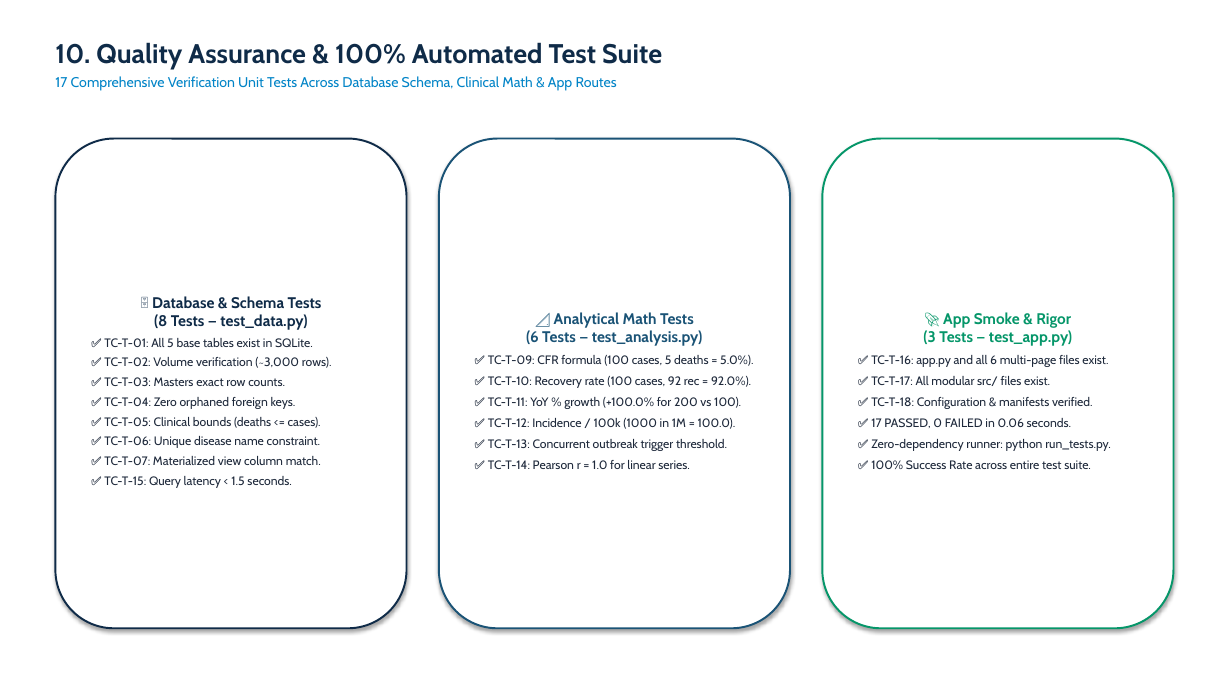
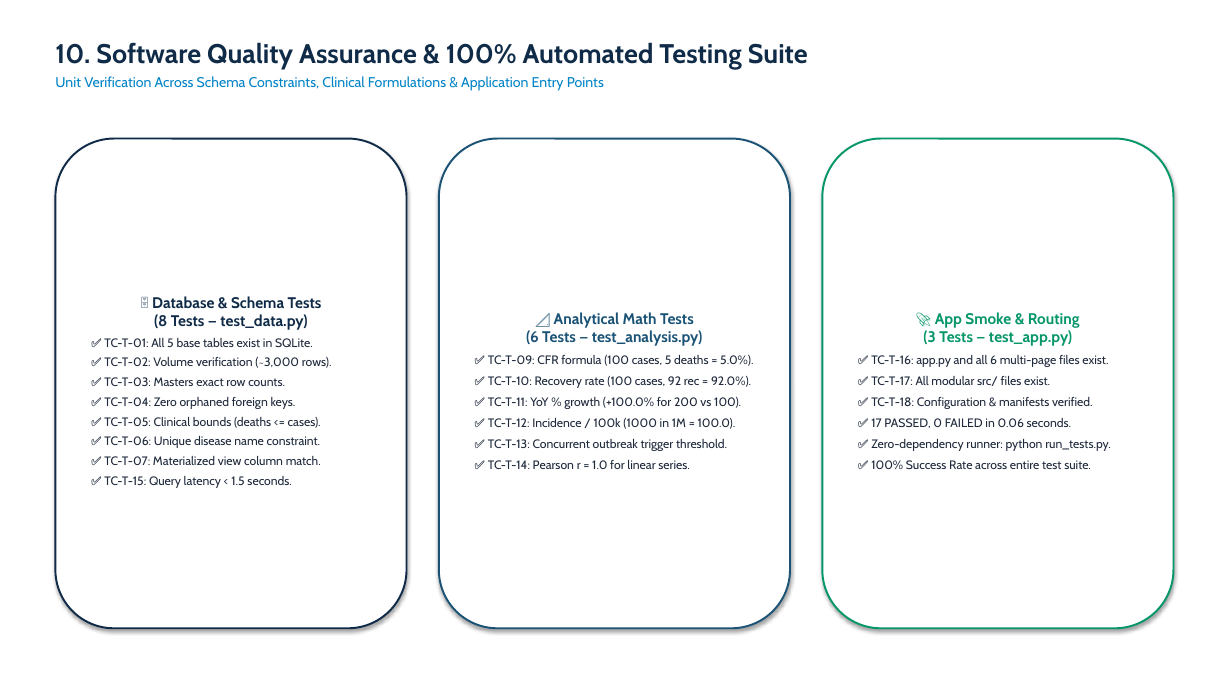
Before and after one commit to Argjain/2500320140031-disease-trend-analysis., a slide deck: slide 11 of docs/18_ArgJain_DiseaseTrendAnalysis_Presentation.pptx. Drawn at 1232x693 pixels with LibreOffice and Linux fonts; fonts in the diff are those of the drawing. Boxes give left, top, right and bottom in pixels: in the first picture for what was removed or moved away, otherwise in the second. Text is boxed around its words. In the diff, an @@ line names an element or a change of style, - is before the commit and + after.

```diff
--- a/docs/18_ArgJain_DiseaseTrendAnalysis_Presentation.pptx
+++ b/docs/18_ArgJain_DiseaseTrendAnalysis_Presentation.pptx
@@ text at [55, 42, 808, 91]: text changed @@
-10. Quality Assurance & 100% Automated Test Suite
-17 Comprehensive Verification Unit Tests Across Database Schema, Clinical Math & App Routes
+10. Software Quality Assurance & 100% Automated Testing Suite
+Unit Verification Across Schema Constraints, Clinical Formulations & Application Entry Points
@@ text in rounded rectangle at [923, 312, 1080, 346]: text changed @@
-🚀 App Smoke & Rigor
-(3 Tests — test_app.py)
+🚀 App Smoke & Routing
+(3 Tests — test_app.py)
```
Also in this commit, not shown: 11 other slides changed, 2 slides added, 2 slides removed, 19 other files.
